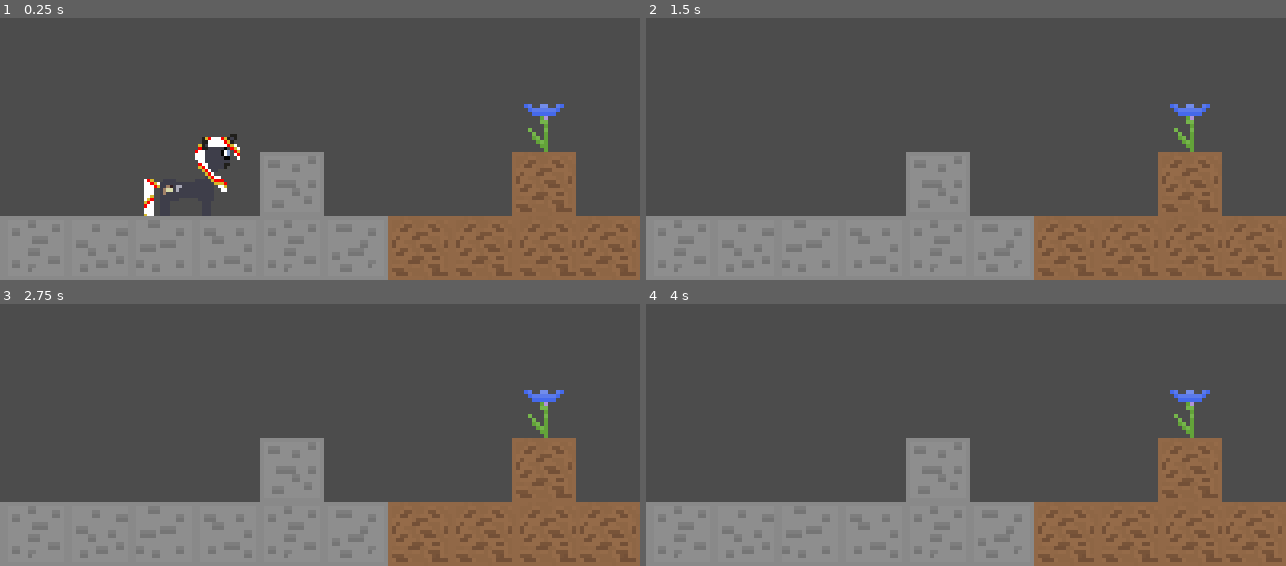
Above: before the commit, frames 1-4 (two rows, left to right).
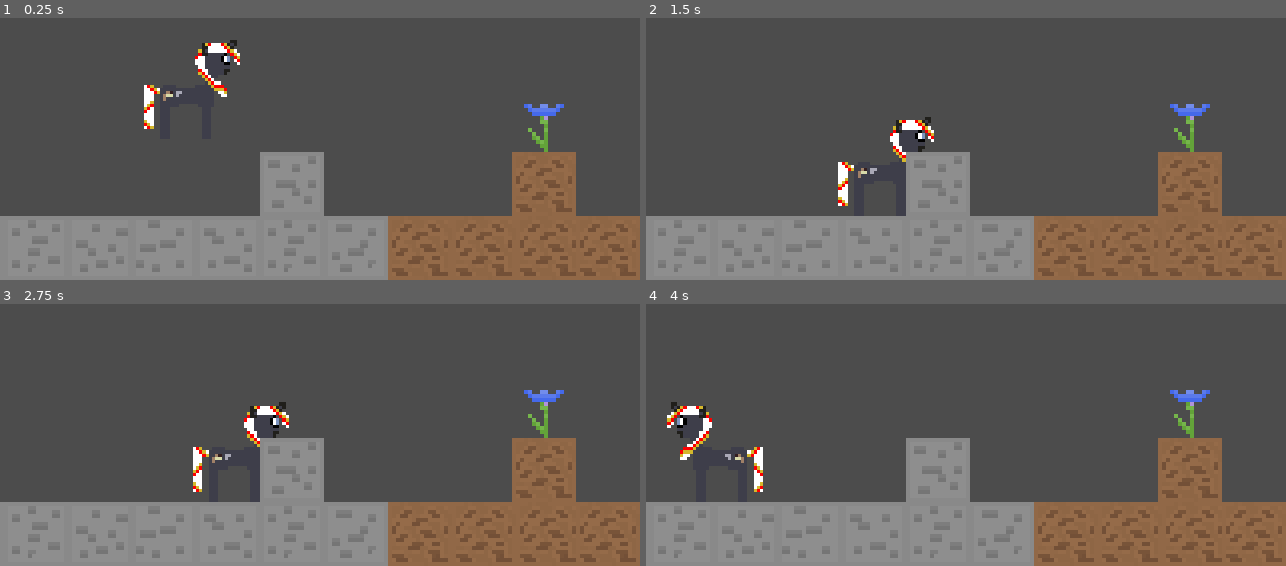
Above: after the commit, the same moments.

Repository: SilkRose/Roll-Pony-Game
Game: Godot game, scene res://World.tscn
Two runs of this game, one before a commit and one after it. Both use one fixed random seed, a clock stepped at 60 frames per second and the inputs below.
Inputs:
- Up to frame 1 (0.25 s): no input
- Up to frame 2 (1.5 s): hold Right (ui_right) 0.53-1.28 s; hold Down (ui_down) from 1.28 s (still down)
- Up to frame 3 (2.75 s): tap Enter at 2 s; release Down (ui_down) at 2.03 s; hold Right (ui_right) from 2.03 s (still down)
- Up to frame 4 (4 s): tap Space at 2.75 s; release Right (ui_right) at 2.78 s; hold Up (ui_up) 2.78-3.53 s; tap Enter at 3.5 s; hold Left (ui_left) from 3.53 s (still down)

The runs differ from the first frame. In frame 1, 1.8% of the frame differs, in the area x 22-38%, y 8-76%; in frame 2, 0.8%; in frame 3, 0.8%; in frame 4, 0.9%.

Commit message:
Fix player collision with ground

Diff:
--- a/Player.gd
+++ b/Player.gd
@@ -5,7 +5,7 @@
 #const FRICTION = 500
 var velocity = Vector2.ZERO
 var gravity = 1000
-var max_fall_speed = 160
+var max_fall_speed = 20
 onready var sprite = $Playerx32
 
 func _physics_process(delta):
@@ -24,12 +24,12 @@
 
 	velocity.x = move_toward(velocity.x, MAX_SPEED * direction, ACCELERATION * delta)
 	velocity.y = move_toward(velocity.y, max_fall_speed, gravity * delta)
-	global_position.x += (velocity.x * delta)
-	global_position.y += (velocity.y * delta)
+	#global_position.x += (velocity.x * delta)
+	#global_position.y += (velocity.y * delta)
 
 	#if input_vector != Vector2.ZERO:
 		#velocity.x = velocity.move_toward(input_vector * MAX_SPEED, ACCELERATION * delta)
 	#else:
 		#velocity = velocity.move_toward(Vector2.ZERO, FRICTION * delta)
 
-	#velocity = move_and_slide(velocity)
+	velocity = move_and_slide(velocity)
